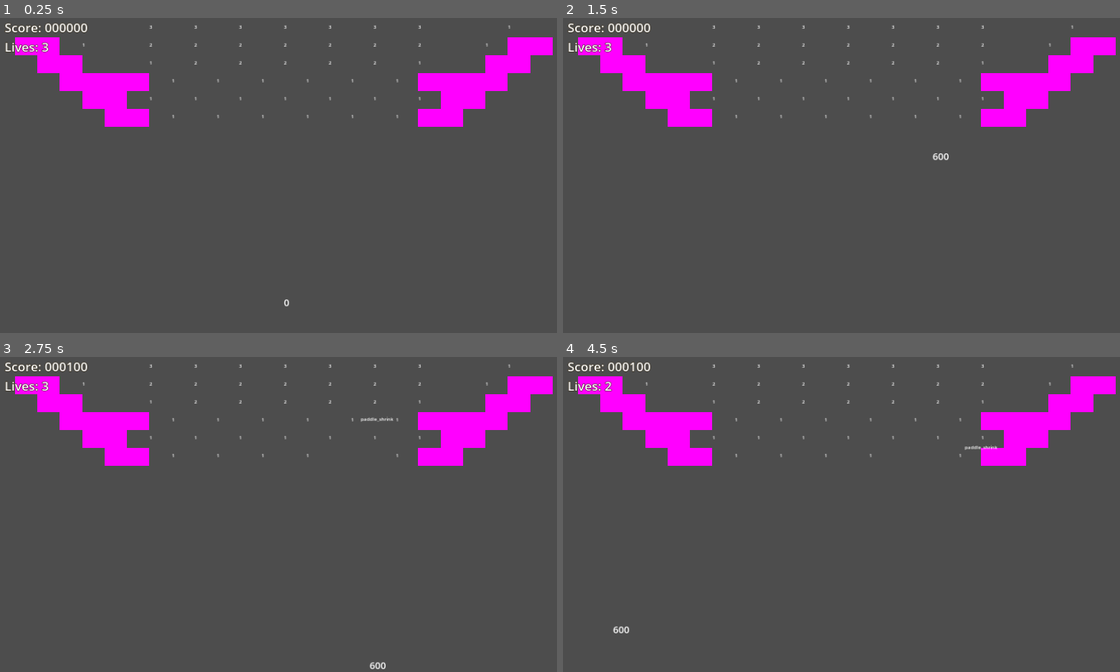
Above: before the commit, frames 1-4 (two rows, left to right).
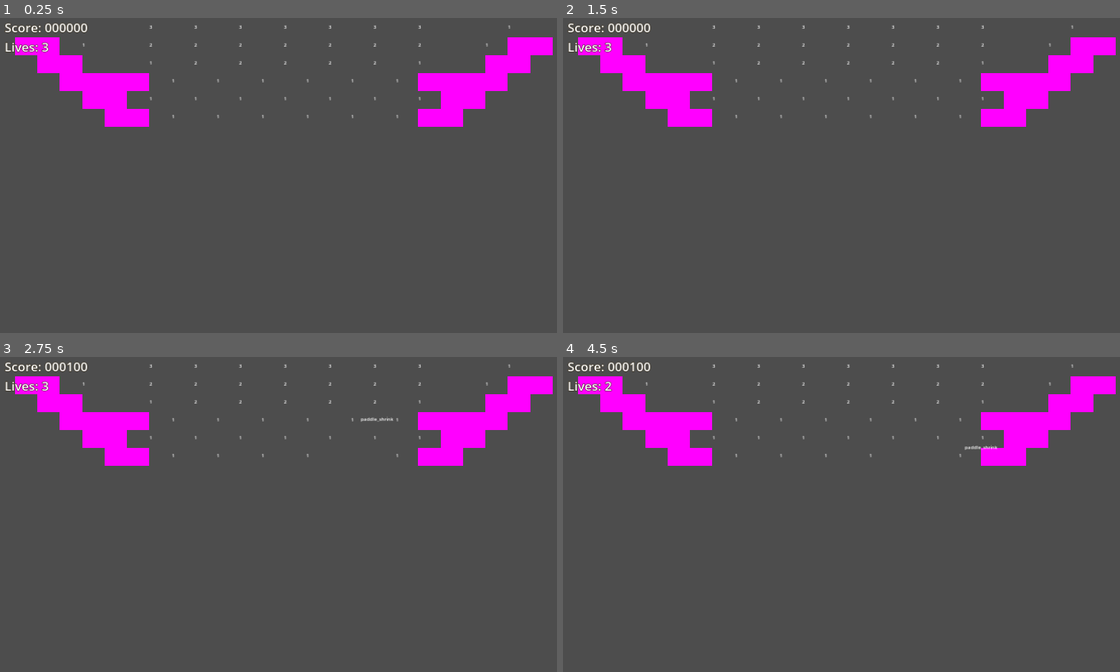
Above: after the commit, the same moments.

Repository: O-39889/brickout
Game: Godot game, scene res://scenes/main_level.tscn
The game is run twice, just before and just after one commit, with the same random seed, the same clock (stepped at 60 frames per second) and the same inputs.
Inputs (mouse positions are in pixels of both pictures, inside the frame that each line leads up to):
- Up to frame 1 (0.25 s): no input
- Up to frame 2 (1.5 s): tap Enter at 0.5 s; move the mouse to (880, 169) at 0.52 s; click (880, 169) at 0.67 s; move the mouse to (819, 172) at 1.27 s; click (819, 172) at 1.42 s
- Up to frame 3 (2.75 s): move the mouse to (300, 505) at 2.02 s; click (300, 505) at 2.17 s
- Up to frame 4 (4.5 s): move the mouse to (841, 514) at 2.77 s; click (841, 514) at 2.92 s; move the mouse to (891, 514) at 3.52 s; click (891, 514) at 3.67 s; move the mouse to (802, 508) at 4.27 s; click (802, 508) at 4.42 s

The runs differ from the first frame. In frame 1, less than 0.1% of the frame differs, in the area x 50-52%, y 89-92%; in frame 2, less than 0.1%; in frame 3, less than 0.1%; in frame 4, less than 0.1%, in the area x 9-12%, y 85-88%.

Commit message:
Have BallComponent be a parent of all ballsв„ў

Diff:
--- a/scripts/Ball.gd
+++ b/scripts/Ball.gd
@@ -244,21 +244,28 @@
 	# that acts as a timer
 	if horizontal_state == HorizontalCooldown.Waiting:
 		horizontal_cooldown -= delta;
-	if velocity.length_squared() > SPEED_CAP_SQUARED:
-		velocity = velocity.limit_length(SPEED_CAP);
+	if velocity.length_squared() > target_speed * target_speed * 2.25:
+		velocity = velocity.limit_length(target_speed * 1.5);
 	if not velocity.is_zero_approx():
 		last_direction = velocity_dir;
 	queue_redraw();
 
 
 func _draw():
-	draw_string(ThemeDB.fallback_font, Vector2.ZERO, String.num(velocity.length(), 0),HORIZONTAL_ALIGNMENT_CENTER,
+	var string;
+	if get_parent() is Paddle:
+		string = 'PDL';
+	elif get_parent().name == 'BallComponent':
+		string = 'BALL';
+	else:
+		string = 'LVL';
+	string = '';
+	draw_string(ThemeDB.fallback_font, Vector2.ZERO, string,HORIZONTAL_ALIGNMENT_CENTER,
 	-1, 32)
 
 
 func _on_target_speed_idx_changed():
-	return;
-	speed = BALL_SPEEDS[target_speed_idx];
+	pass;
 
 
 func _on_visible_on_screen_notifier_2d_screen_exited():
--- a/scripts/Level.gd
+++ b/scripts/Level.gd
@@ -76,7 +76,20 @@
 func add_ball(b: Ball):
 	if get_tree().get_nodes_in_group(&'balls').size() >= BALL_LIMIT:
 		return;
-	add_child(b);
+	reparent_ball(b);
+
+
+func reparent_ball(ball: Ball):
+	if ball.get_parent():
+		if ball_component:
+			ball.reparent(ball_component);
+		else:
+			ball.reparent(self);
+	else:
+		if ball_component:
+			ball_component.add_child(ball);
+		else:
+			add_child(ball);
 
 
 func add_ball_to_paddle(b: Ball):
--- a/scripts/Paddle.gd
+++ b/scripts/Paddle.gd
@@ -39,6 +39,7 @@
 const STICKY_TIME_MAX: float = 30.000000000000004;
 const FROZEN_TIME : float = 7.0;
 const PADDLE_HEIGHT : float = 40;
+const BALL_RELEASE_COOLDOWN : float = 0.2;
 
 
 var balls : Array[Ball] = [];
@@ -82,6 +83,7 @@
 
 
 func _ready():
+	print(BALL_RELEASE_COOLDOWN)
 	assert(level != null, 'Level node not defined');
 	if level == null:
 		level = get_parent();
@@ -119,7 +121,7 @@
 	if ball not in balls:
 		return;
 	balls.erase(ball);
-	ball.reparent(level);
+	level.reparent_ball(ball);
 	ball.launch(_bounce_ball_dir_controlled(ball.global_position));
 
 
